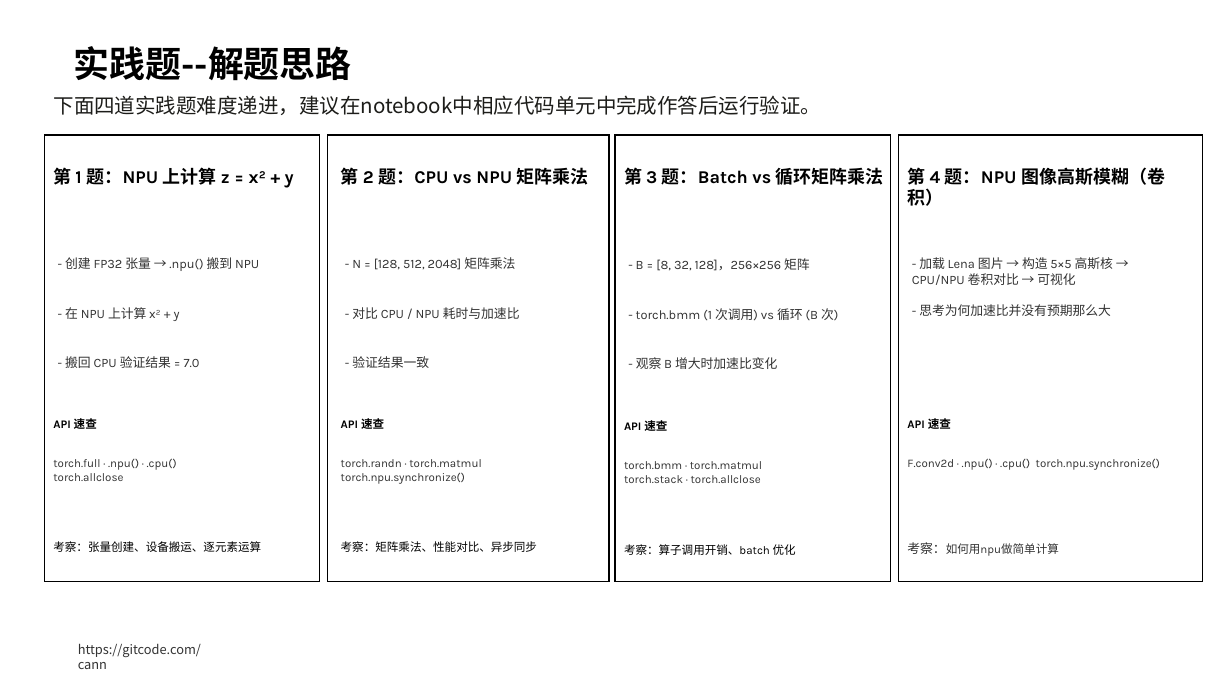
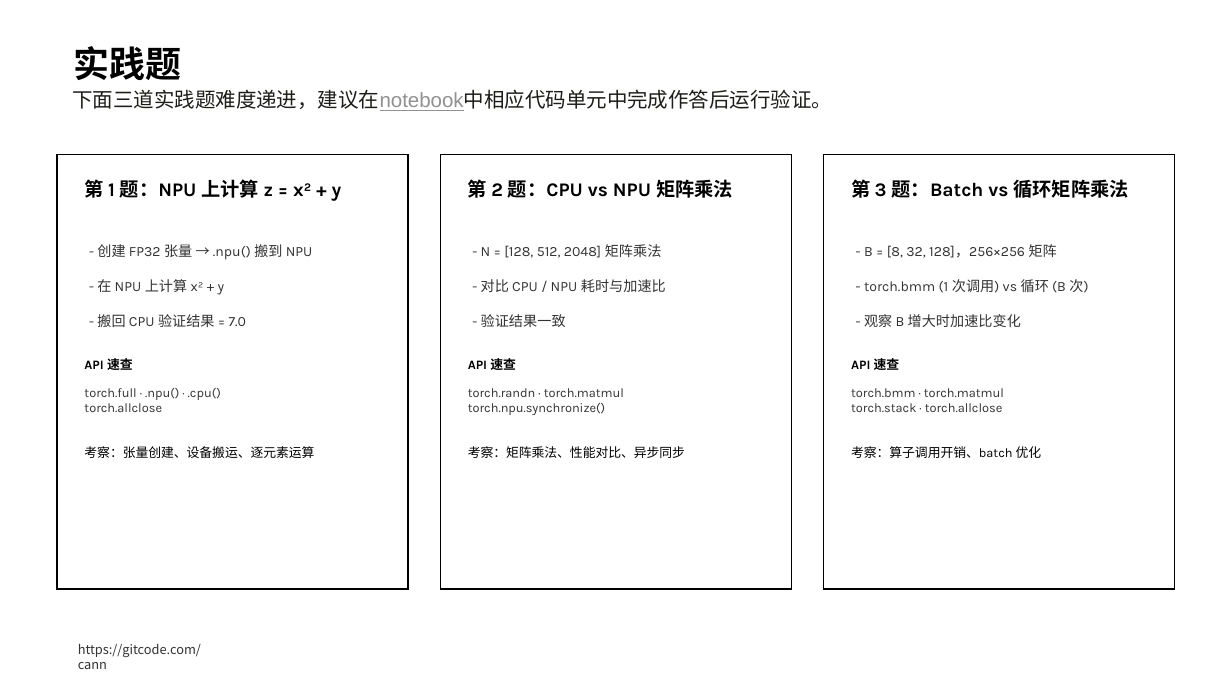
Before and after one commit to hicann/cann-learning-hub, a slide deck: slide 58 of quick_start/cann_basics/slides/artificial_intelligence_basics.pptx (slide 49 before the commit). Drawn at 1232x693 pixels with LibreOffice and Linux fonts; fonts in the diff are those of the drawing; background and template pictures are left out. Boxes give left, top, right and bottom in pixels: in the first picture for what was removed or moved away, otherwise in the second. Text is boxed around its words. In the diff, an @@ line names an element or a change of style, - is before the commit and + after.

Commit message:
更新ppt和图片

# message auto-generated for no-merge-commit merge:
!1028 merge fix/issue-592/593-master into master

更新ppt和图片

Description:   Closes [#592](https://gitcode.com/cann/cann-learning-hub/issues/592)
  Closes [#593](https://gitcode.com/cann/cann-learning-hub/issues/593)

See merge request: cann/cann-learning-hub!1028

```diff
--- a/quick_start/cann_basics/slides/artificial_intelligence_basics.pptx
+++ b/quick_start/cann_basics/slides/artificial_intelligence_basics.pptx
@@ text at [74, 46, 182, 80]: text changed @@
-实践题--解题思路
+实践题
@@ text at [72, 89, 832, 111]: text changed; font Noto Sans CJK SC to Arial @@
-下面四道实践题难度递进，建议在notebook中相应代码单元中完成作答后运行验证。
+下面三道实践题难度递进，建议在notebook中相应代码单元中完成作答后运行验证。
@@ rectangle: place and size @@
-rectangle at [44, 135, 320, 581]
+rectangle at [57, 154, 408, 588]
@@ text "第 1 题：NPU 上计算 z ...": place and size @@
-text "第 1 题：NPU 上计算 z ..." at [53, 164, 294, 188]
+text "第 1 题：NPU 上计算 z ..." at [84, 179, 342, 201]
@@ rectangle: place and size @@
-rectangle at [615, 135, 890, 581]
+rectangle at [441, 154, 791, 588]
@@ text "第 2 题：CPU vs NPU ...": place and size @@
-text "第 2 题：CPU vs NPU ..." at [341, 164, 589, 188]
+text "第 2 题：CPU vs NPU ..." at [468, 179, 733, 198]
@@ rectangle: place and size @@
-rectangle at [899, 135, 1202, 581]
+rectangle at [824, 154, 1175, 588]
@@ size 14 to 15 pt in 3 elements at [84, 179, 342, 201], [468, 179, 733, 198], [851, 179, 1128, 198] @@
@@ text "第 3 题：Batch vs 循环矩阵乘法": place and size @@
-text "第 3 题：Batch vs 循环矩阵乘法" at [624, 164, 884, 188]
+text "第 3 题：Batch vs 循环矩阵乘法" at [851, 179, 1128, 198]
@@ text "- 创建 FP32 张量 → ...": place and size @@
-text "- 创建 FP32 张量 → ..." at [65, 257, 259, 271]
+text "- 创建 FP32 张量 → ..." at [97, 244, 313, 260]
@@ text "- N = [128, 512, ...": place and size @@
-text "- N = [128, 512, ..." at [352, 257, 515, 270]
+text "- N = [128, 512, ..." at [481, 244, 662, 258]
@@ text "- B = [8, 32, ...": place and size @@
-text "- B = [8, 32, ..." at [636, 258, 810, 271]
+text "- B = [8, 32, ..." at [864, 244, 1057, 258]
@@ text "- 在 NPU 上计算 x² ...": place and size @@
-text "- 在 NPU 上计算 x² ..." at [65, 307, 180, 321]
+text "- 在 NPU 上计算 x² ..." at [97, 279, 225, 295]
@@ text "- 对比 CPU / NPU ...": place and size @@
-text "- 对比 CPU / NPU ..." at [352, 307, 520, 319]
+text "- 对比 CPU / NPU ..." at [481, 279, 666, 292]
@@ text "- torch.bmm (1 次调用) vs ...": place and size @@
-text "- torch.bmm (1 次调用) vs ..." at [636, 308, 838, 321]
+text "- torch.bmm (1 次调用) vs ..." at [864, 279, 1088, 293]
@@ text "- 搬回 CPU 验证结果 = ...": place and size @@
-text "- 搬回 CPU 验证结果 = ..." at [65, 356, 200, 368]
+text "- 搬回 CPU 验证结果 = ..." at [97, 314, 247, 327]
@@ text "- 验证结果一致": place and size @@
-text "- 验证结果一致" at [352, 356, 429, 368]
+text "- 验证结果一致" at [481, 314, 566, 327]
@@ size 10 to 11 pt in 9 elements at [97, 244, 313, 260], [97, 279, 225, 295], [97, 314, 247, 327], [481, 244, 662, 258], [481, 279, 666, 292], [481, 314, 566, 327], [864, 244, 1057, 258], [864, 279, 1088, 293], [864, 314, 1021, 327] @@
@@ text "- 观察 B 增大时加速比变化": place and size @@
-text "- 观察 B 增大时加速比变化" at [636, 357, 777, 369]
+text "- 观察 B 增大时加速比变化" at [864, 314, 1021, 327]
@@ text "API 速查": place and size @@
-text "API 速查" at [53, 416, 97, 432]
+text "API 速查" at [84, 358, 133, 370]
@@ text "API 速查": place and size @@
-text "API 速查" at [341, 416, 384, 432]
+text "API 速查" at [468, 358, 516, 370]
@@ text "API 速查": place and size @@
-text "API 速查" at [907, 416, 951, 432]
+text "API 速查" at [851, 358, 900, 370]
@@ text "torch.full · .npu() · .cpu() ...": place and size @@
-text "torch.full · .npu() · .cpu() ..." at [53, 459, 177, 481]
+text "torch.full · .npu() · .cpu() ..." at [84, 388, 221, 412]
@@ text "torch.randn · torch.matmul torch.npu.synchronize()": place and size @@
-text "torch.randn · torch.matmul torch.npu.synchronize()" at [341, 459, 481, 484]
+text "torch.randn · torch.matmul torch.npu.synchronize()" at [468, 388, 624, 415]
@@ text "torch.bmm · torch.matmul torch.stack · ...": place and size @@
-text "torch.bmm · torch.matmul torch.stack · ..." at [624, 461, 762, 483]
+text "torch.bmm · torch.matmul torch.stack · ..." at [851, 388, 1004, 412]
@@ text "考察：张量创建、设备搬运、逐元素运算": place and size @@
-text "考察：张量创建、设备搬运、逐元素运算" at [53, 541, 261, 552]
+text "考察：张量创建、设备搬运、逐元素运算" at [84, 446, 314, 458]
@@ text "考察：矩阵乘法、性能对比、异步同步": place and size @@
-text "考察：矩阵乘法、性能对比、异步同步" at [341, 541, 537, 552]
+text "考察：矩阵乘法、性能对比、异步同步" at [468, 446, 685, 458]
@@ size 9 to 10 pt in 9 elements at [84, 358, 133, 370], [851, 358, 900, 370], [84, 388, 221, 412], [84, 446, 314, 458], [468, 358, 516, 370], [468, 388, 624, 415], [468, 446, 685, 458], [851, 388, 1004, 412], [851, 446, 1042, 458] @@
@@ text "考察：算子调用开销、batch 优化": place and size @@
-text "考察：算子调用开销、batch 优化" at [624, 544, 796, 555]
+text "考察：算子调用开销、batch 优化" at [851, 446, 1042, 458]
@@ group removed at [328, 135, 1165, 581]: 5 texts, 1 rectangle @@
-API 速查
-第 4 题：NPU 图像高斯模糊（卷积）
-- 加载 Lena 图片 → 构造 5×5 高斯核 → CPU/NPU 卷积对比 → 可视化
-- 思考为何加速比并没有预期那么大
-F.conv2d · .npu() · .cpu() torch.npu.synchronize()
-考察：如何用npu做简单计算
```
Also in this commit, not shown: 7 other slides changed, 10 slides added, 1 slide removed, 1 other file.
